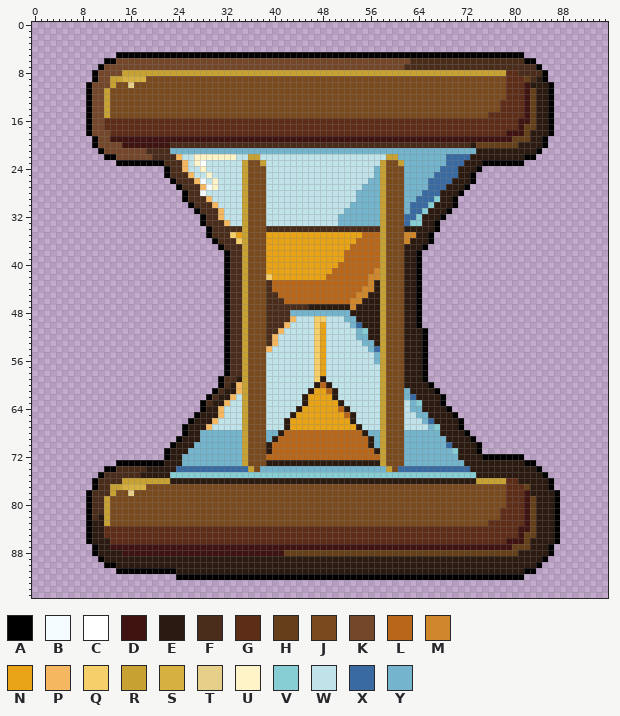
File history of a pixel-art file, aseprite-source/extras-pixel/aseprite/build-verbs-a-stage-wait.aseprite. That is the earlier state.
96x96 pixels, 1 frame.
Palette (. is transparent): A #000000  B #f4fbff  C #ffffff  D #3f1310  E #2a1a10  F #4a2c1a  G #5d2d18  H #643f19  J #7a4a1f  K #74462a  L #b8661a  M #d0862a  N #e8a317  P #f5b860  Q #f5cf6a  R #c7a233  S #d7b13f  T #e6cf89  U #fff3c8  V #87cdd4  W #bfe3e8  X #3a6aa2  Y #74b4cd
After the commit:
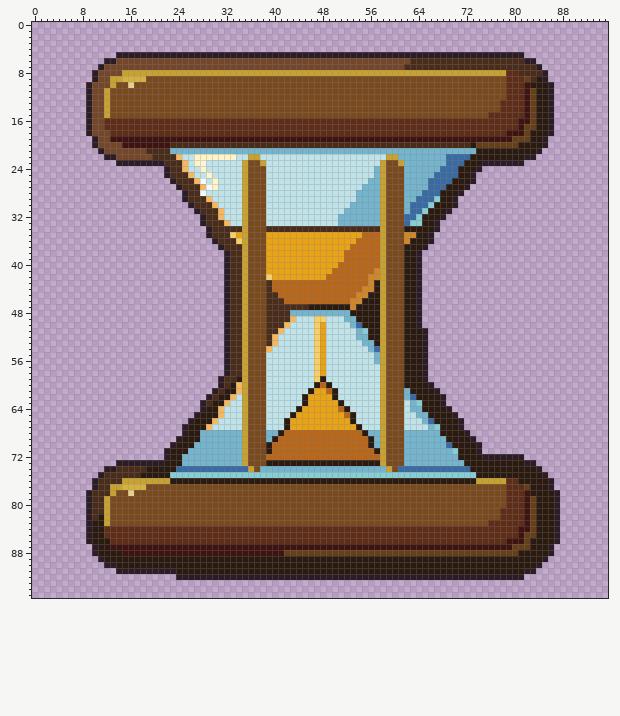
The exact change:
{"colour":"A","old":"#000000","new":"#2b1c26"}
{"colour":"C","old":"#ffffff","new":"#fff4d6"}
